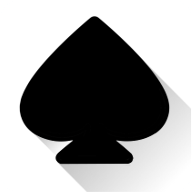
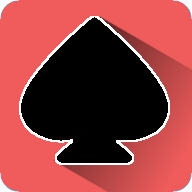
Comparing the layer stacks of the two 192×192 images. Changes:
renamed "Transformation copy" to "Mini Shadow", hid it over [left=31, top=130, right=74, bottom=157]
hid "Shadow" over [left=57, top=48, right=192, bottom=192]
renamed "Dropped Buffer" to "Spade", painted on it over [left=19, top=16, right=171, bottom=166]
added layer "Better Shadow" above "background" over [left=37, top=15, right=192, bottom=192]
painted on "background" over [left=0, top=0, right=192, bottom=192]
